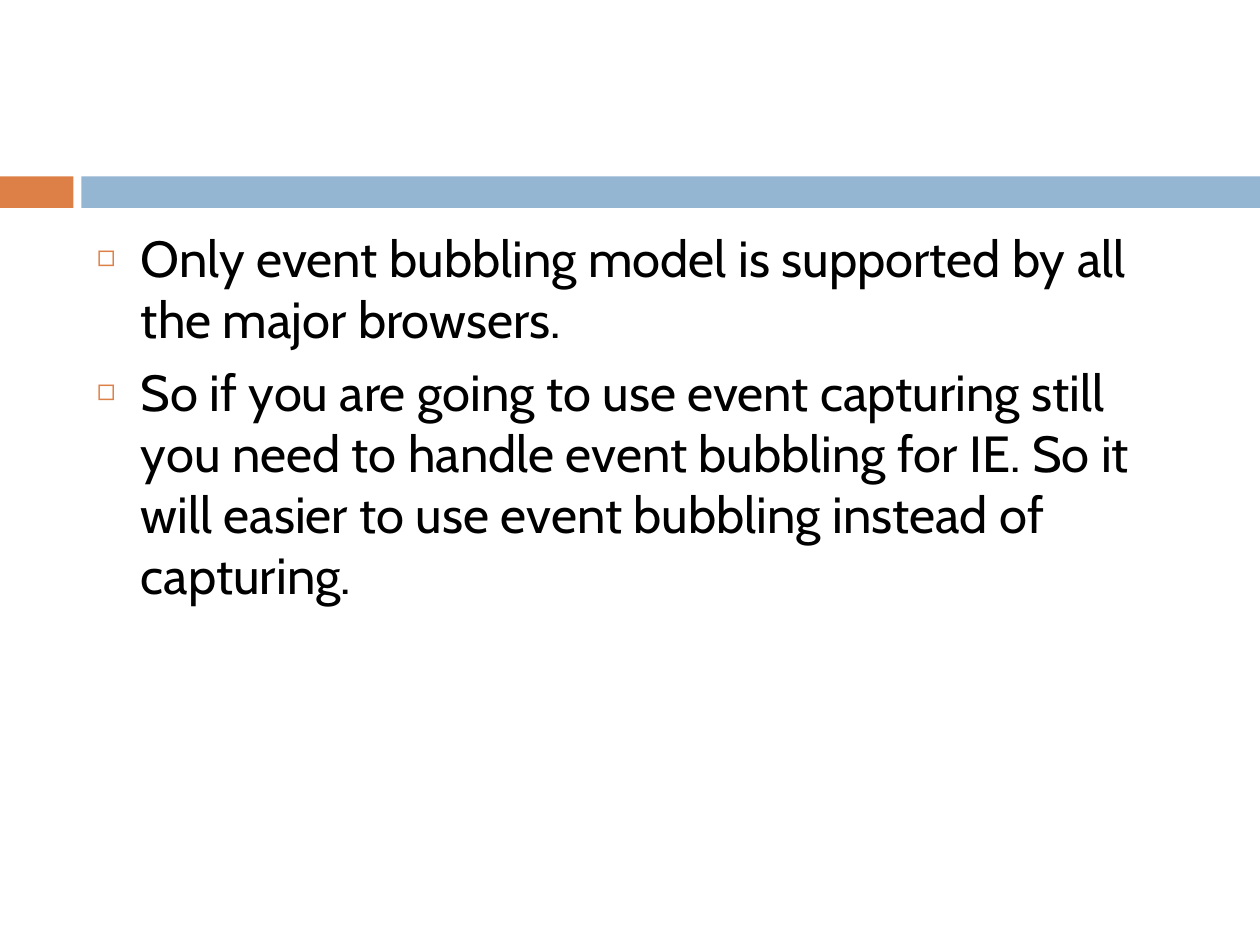
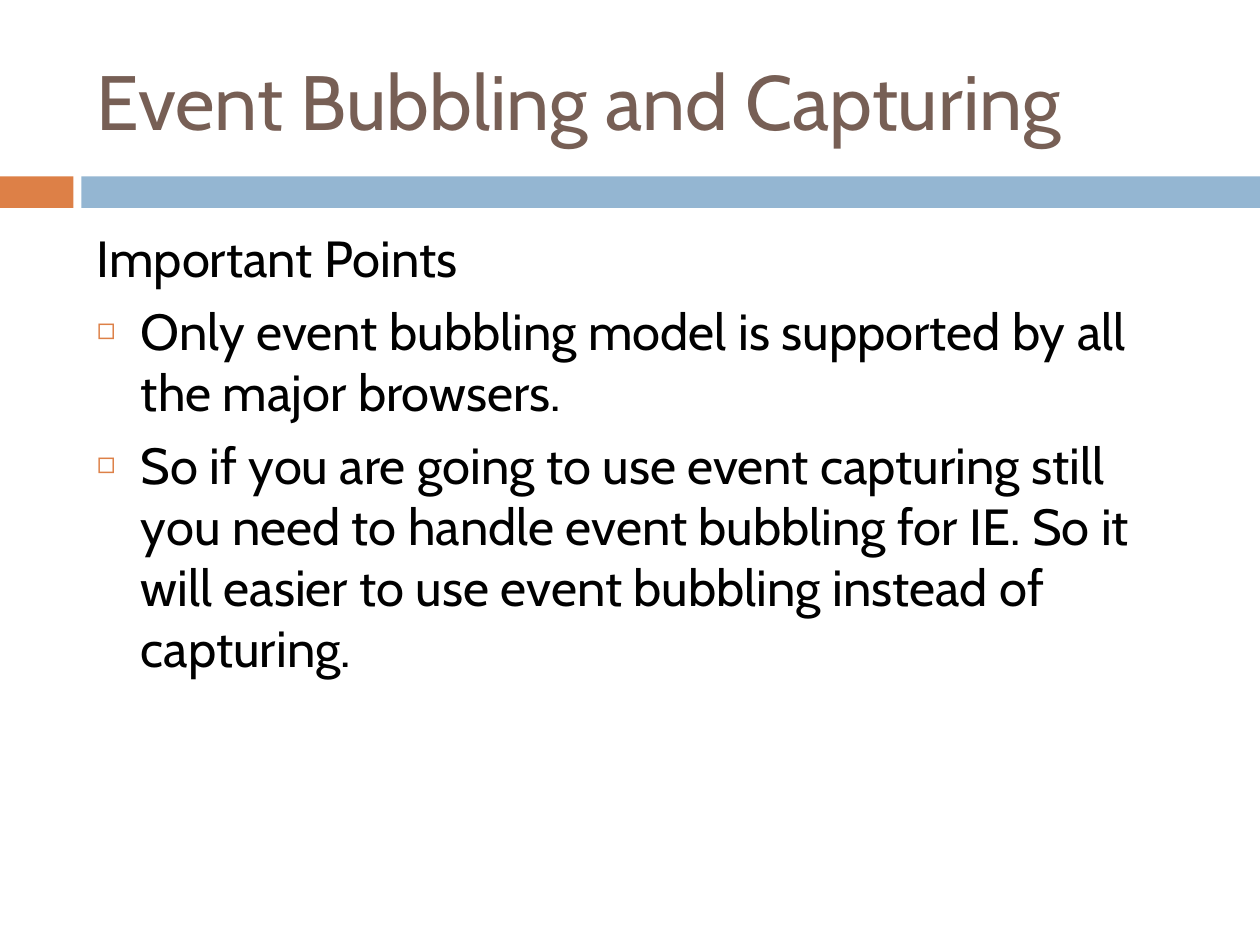
Before and after one commit to yedukondalurd/PPT, a slide deck: slide 6 of Advanced Javascript.pptx (slide 4 before the commit). Drawn at 1260x945 pixels with LibreOffice and Linux fonts; fonts in the diff are those of the drawing. Boxes give left, top, right and bottom in pixels: in the first picture for what was removed or moved away, otherwise in the second. Text is boxed around its words. In the diff, an @@ line names an element or a change of style, - is before the commit and + after.

```diff
--- a/Advanced Javascript.pptx
+++ b/Advanced Javascript.pptx
@@ title added at [97,72,1060,147], 44 pt, text #775F55 @@
+Event Bubbling and Capturing
@@ text at [97,241,457,288]: paragraph added @@
+Important Points
```
Also in this commit, not shown: 1 other slide changed, 12 slides added, 1 slide removed, 2 other files.
